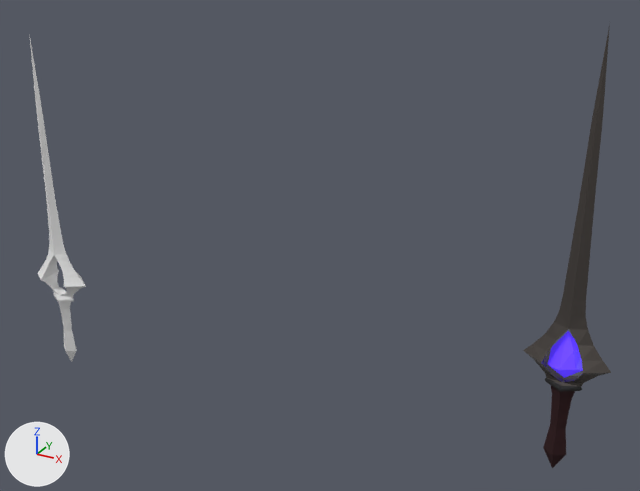
A saved change to the Blender file Blender/Props/Slice.blend.
One viewpoint serves both versions: a 50 mm camera at (7.1, -36.5, 21.2) aimed at (-13.5, 1.0, 2.4). Every picture has the same lights, and +X, +Y and +Z are marked at lower left.

Before the edit, the objects in view are built like this:
```python
me_cube_002 = bpy.data.meshes.new('Cube.002')
me_cube_002.from_pydata(...)  # 82 vertices, 78 faces; spans x 0.0..2.0, y -2.7..2.7, z -9.4..12.0
me_icosphere = bpy.data.meshes.new('Icosphere')
me_icosphere.from_pydata(...)  # 100 vertices, 124 faces; spans x -2.0..2.0, y -0.8..0.8, z -6.2..15.2
# faces by material slot: [61, 24, 31, 8]
me_icosphere.materials.append(mat_blade)  # dark grey #5d5854
me_icosphere.materials.append(mat_crystal)  # blue #673fff
me_icosphere.materials.append(mat_handle)  # brown #3a2527
me_icosphere.materials.append(mat_lip)  # black #303030
ob_cube_001 = bpy.data.objects.new('Cube.001', me_cube_002)
ob_cube_001.location = (-31.63, 0.0, 0.0)
ob_cube_001.scale = (1.0, 0.293, 1.0)
_m = ob_cube_001.modifiers.new('Mirror', 'MIRROR')
_m.use_clip = True
ob_icosphere = bpy.data.objects.new('Icosphere', me_icosphere)
ob_icosphere.location = (0.0, 0.0, 0.0)
```
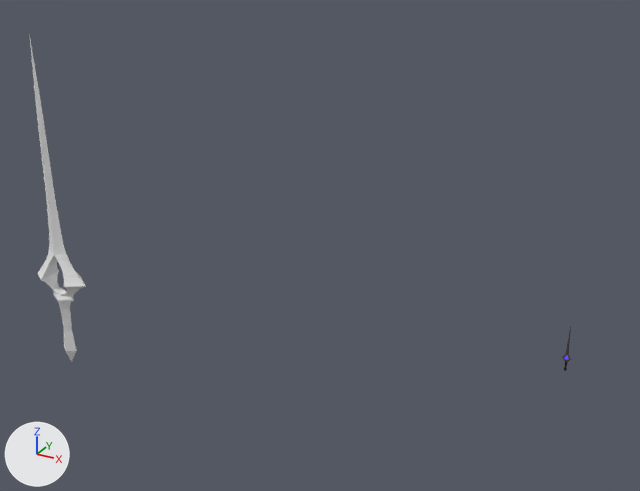
The edits, one by one:
Object 'Icosphere' (ob_icosphere) is rescaled from (1.0, 1.0, 1.0) to (0.118, 0.118, 0.118).

Changed parts and their boxes (x1, y1, x2, y2) in the pictures (640 x 491 px):
'Icosphere', rescaled (88% narrower, 90% shorter): before (523, 24, 611, 468); after (562, 327, 572, 371)
